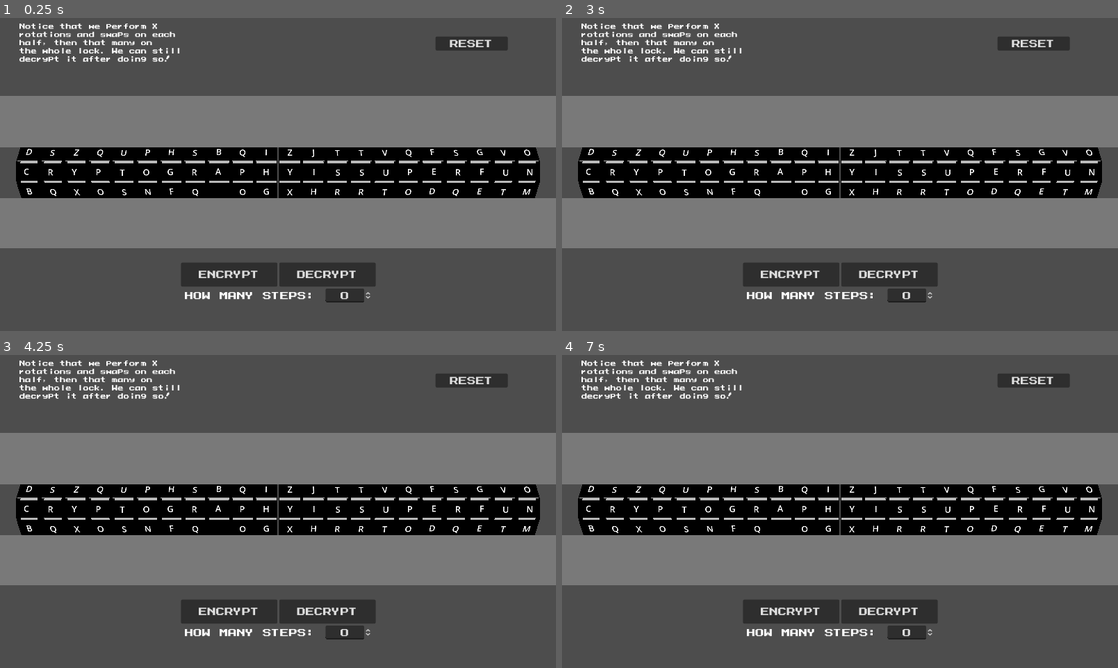
Above: before the commit, frames 1-4 (two rows, left to right).
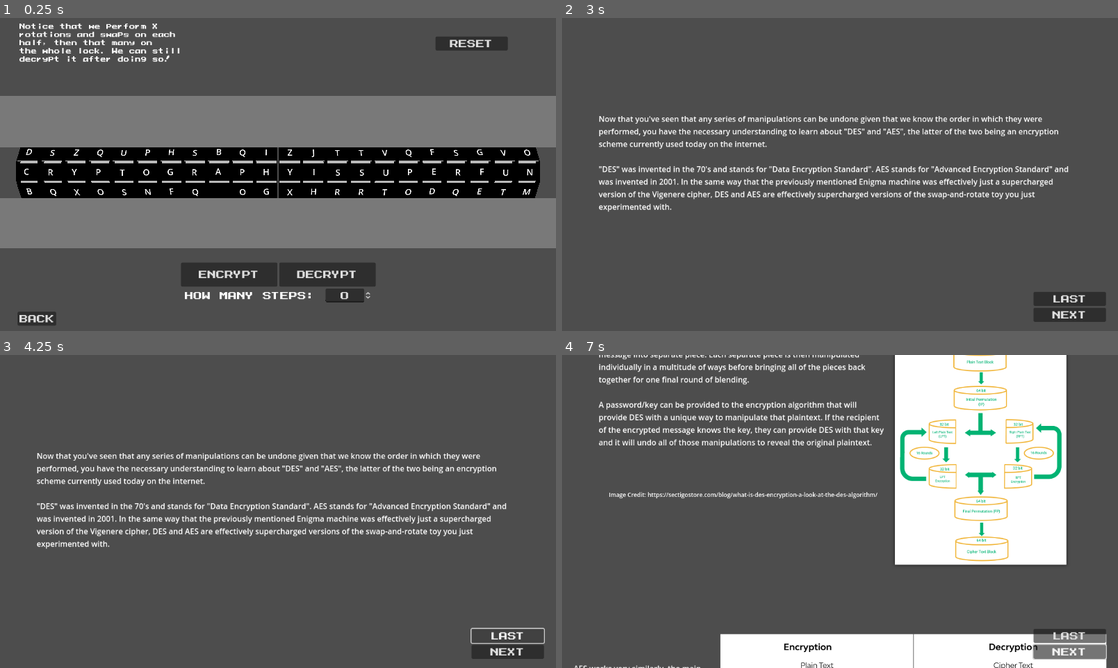
Above: after the commit, the same moments.

Repository: pudgypoultry/networksecurityproject
Game: Godot game, scene res://LockScenes/3DScenes/DESDemo.tscn
Same seed, same stepped clock (60 frames per second), same inputs: the game is played once before the commit and once after it. This scene is started directly instead of the project's main scene.
Inputs (mouse positions are in pixels of both pictures, inside the frame that each line leads up to):
- Up to frame 1 (0.25 s): no input
- Up to frame 2 (3 s): click "ENCRYPT" at 0.5 s; click "DECRYPT" at 1.25 s; click "RESET" at 2 s; click (600, 318) at 2.75 s, where only the run after the commit has a clickable "BACK"
- Up to frame 3 (4.25 s): click (505, 636) at 3.5 s, where only the run after the commit has a clickable "LAST"
- Up to frame 4 (7 s): click (1067, 652) at 4.25 s, where only the run after the commit has a clickable "NEXT"; click (1067, 652) at 5 s, where only the run after the commit has a clickable "NEXT"; move the mouse to (962, 495) at 5.77 s; hold Up (ui_up) 5.78-6.53 s; click (962, 495) at 5.85 s; tap Enter at 6.5 s; move the mouse to (728, 527) at 6.52 s; hold Down (ui_down) from 6.53 s (still down); click (728, 527) at 6.6 s

The runs differ from the first frame. In frame 1, 0.3% of the frame differs, in the area x 3-11%, y 93-99%; in frame 2, 53%; in frame 3, 52%; in frame 4, 69%, in the area x 0-100%, y 0-100%.
Error before the commit: Invalid assignment of property or key 'text' with value of type 'String' on a base object of type 'Nil'. (res://LockScenes/Tools/ActionStack.gd:48)

Commit message:
RSAPresentationExample

Diff:
--- /dev/null
+++ b/FinalScenes/DESAESScene.tscn
@@ -0,0 +1,53 @@
+[gd_scene load_steps=3 format=3 uid="uid://bla5ietvs3sk2"]
+
+[ext_resource type="PackedScene" uid="uid://vehakbb7mby7" path="res://LockScenes/UIScenes/DESAESPresentation.tscn" id="2_noxvn"]
+[ext_resource type="Theme" uid="uid://dfym1ny6kb6pj" path="res://Fonts/Button.tres" id="2_y37gt"]
+
+[node name="GeneralPresentation" type="Control"]
+layout_mode = 3
+anchors_preset = 15
+anchor_right = 1.0
+anchor_bottom = 1.0
+grow_horizontal = 2
+grow_vertical = 2
+
+[node name="SwipingPresentation" parent="." instance=ExtResource("2_noxvn")]
+layout_mode = 1
+scroll_vertical = 100
+
+[node name="Buttons" type="CenterContainer" parent="."]
+custom_minimum_size = Vector2(200, 100)
+layout_mode = 1
+anchors_preset = 3
+anchor_left = 1.0
+anchor_top = 1.0
+anchor_right = 1.0
+anchor_bottom = 1.0
+offset_left = -200.0
+offset_top = -100.0
+grow_horizontal = 0
+grow_vertical = 0
+size_flags_horizontal = 3
+
+[node name="HBoxContainer" type="VBoxContainer" parent="Buttons"]
+layout_mode = 2
+alignment = 1
+
+[node name="Back" type="Button" parent="Buttons/HBoxContainer"]
+custom_minimum_size = Vector2(150, 0)
+layout_mode = 2
+size_flags_horizontal = 4
+size_flags_vertical = 4
+theme = ExtResource("2_y37gt")
+text = "LAST"
+
+[node name="Continue" type="Button" parent="Buttons/HBoxContainer"]
+custom_minimum_size = Vector2(150, 0)
+layout_mode = 2
+size_flags_horizontal = 4
+size_flags_vertical = 4
+theme = ExtResource("2_y37gt")
+text = "NEXT"
+
+[connection signal="pressed" from="Buttons/HBoxContainer/Back" to="SwipingPresentation" method="SlideUp"]
+[connection signal="pressed" from="Buttons/HBoxContainer/Continue" to="SwipingPresentation" method="SlideDown"]
--- /dev/null
+++ b/FinalScenes/RSAScene.tscn
@@ -0,0 +1,45 @@
+[gd_scene load_steps=2 format=3 uid="uid://dvlyt8dp5n3w3"]
+
+[ext_resource type="Theme" uid="uid://dfym1ny6kb6pj" path="res://Fonts/Button.tres" id="2_2dkag"]
+
+[node name="GeneralPresentation" type="Control"]
+layout_mode = 3
+anchors_preset = 15
+anchor_right = 1.0
+anchor_bottom = 1.0
+grow_horizontal = 2
+grow_vertical = 2
+
+[node name="Buttons" type="CenterContainer" parent="."]
+custom_minimum_size = Vector2(200, 100)
+layout_mode = 1
+anchors_preset = 3
+anchor_left = 1.0
+anchor_top = 1.0
+anchor_right = 1.0
+anchor_bottom = 1.0
+offset_left = -200.0
+offset_top = -100.0
+grow_horizontal = 0
+grow_vertical = 0
+size_flags_horizontal = 3
+
+[node name="HBoxContainer" type="VBoxContainer" parent="Buttons"]
+layout_mode = 2
+alignment = 1
+
+[node name="Back" type="Button" parent="Buttons/HBoxContainer"]
+custom_minimum_size = Vector2(150, 0)
+layout_mode = 2
+size_flags_horizontal = 4
+size_flags_vertical = 4
+theme = ExtResource("2_2dkag")
+text = "LAST"
+
+[node name="Continue" type="Button" parent="Buttons/HBoxContainer"]
+custom_minimum_size = Vector2(150, 0)
+layout_mode = 2
+size_flags_horizontal = 4
+size_flags_vertical = 4
+theme = ExtResource("2_2dkag")
+text = "NEXT"
--- a/LockScenes/3DScenes/ConfusionDefusionToy.tscn
+++ b/LockScenes/3DScenes/ConfusionDefusionToy.tscn
@@ -312,7 +312,7 @@
 theme = ExtResource("5_j81wg")
 text = "PROCEED"
 script = ExtResource("9_yn2qv")
-nextScene = "res://FinalScenes/VigenereScene.tscn"
+nextScene = "res://FinalScenes/DESAESScene.tscn"
 
 [connection signal="pressed" from="MarginContainer/CenterContainer/VBoxContainer/Decrypt" to="MarginContainer/CenterContainer/VBoxContainer/Decrypt" method="_on_pressed"]
 [connection signal="pressed" from="CenterContainer/HBoxContainer/Button" to="CenterContainer/HBoxContainer/Button" method="_on_pressed"]
--- a/LockScenes/3DScenes/DESDemo.tscn
+++ b/LockScenes/3DScenes/DESDemo.tscn
@@ -7,6 +7,7 @@
 [ext_resource type="Script" path="res://LockScenes/UIScenes/Scripts/ResetSceneButton.gd" id="5_h3aow"]
 [ext_resource type="Script" path="res://LockScenes/Tools/ActionStackManager.gd" id="7_pmm0l"]
 [ext_resource type="Script" path="res://LockScenes/Tools/ActionStack.gd" id="8_gi3un"]
+[ext_resource type="Script" path="res://LockScenes/UIScenes/Scripts/SceneLoadButton.gd" id="8_mym7q"]
 
 [sub_resource type="StandardMaterial3D" id="StandardMaterial3D_l1oks"]
 albedo_color = Color(0.546875, 0.546875, 0.546875, 1)
@@ -297,21 +298,24 @@
 text = "RESET"
 script = ExtResource("5_h3aow")
 
-[node name="ActionStackLeft" type="Node" parent="." node_paths=PackedStringArray("locks", "timer")]
+[node name="ActionStackLeft" type="Node" parent="." node_paths=PackedStringArray("locks", "proceedButton", "timer")]
 script = ExtResource("8_gi3un")
 locks = NodePath("../LockSeries")
+proceedButton = NodePath("../ProceedButton/Proceed")
 timer = NodePath("../Timer")
 startingWord = "CRYPTOGRAPH"
 
-[node name="ActionStackRight" type="Node" parent="." node_paths=PackedStringArray("locks", "timer")]
+[node name="ActionStackRight" type="Node" parent="." node_paths=PackedStringArray("locks", "proceedButton", "timer")]
 script = ExtResource("8_gi3un")
 locks = NodePath("../LockSeries2")
+proceedButton = NodePath("../ProceedButton/Proceed")
 timer = NodePath("../Timer2")
 startingWord = "YISSUPERFUN"
 
-[node name="ActionStackCombined" type="Node" parent="." node_paths=PackedStringArray("locks", "timer")]
+[node name="ActionStackCombined" type="Node" parent="." node_paths=PackedStringArray("locks", "proceedButton", "timer")]
 script = ExtResource("8_gi3un")
 locks = NodePath("../CombinedLock")
+proceedButton = NodePath("../ProceedButton/Proceed")
 timer = NodePath("../Timer3")
 side = 2
 startingWord = "AAAAAAAAAAAAAAAAAAAAAAA"
@@ -348,6 +352,46 @@
 the whole lock. We can still
 decrypt it after doing so!"
 
+[node name="ProceedButton" type="CenterContainer" parent="."]
+custom_minimum_size = Vector2(300, 100)
+anchors_preset = 3
+anchor_left = 1.0
+anchor_top = 1.0
+anchor_right = 1.0
+anchor_bottom = 1.0
+offset_left = -134.0
+offset_top = -29.0
+grow_horizontal = 0
+grow_vertical = 0
+size_flags_horizontal = 8
+
+[node name="Proceed" type="Button" parent="ProceedButton"]
+visible = false
+layout_mode = 2
+theme = ExtResource("3_egkpg")
+text = "PROCEED"
+script = ExtResource("8_mym7q")
+nextScene = "res://FinalScenes/VigenereScene.tscn"
+
+[node name="ProceedButton2" type="CenterContainer" parent="."]
+custom_minimum_size = Vector2(150, 50)
+anchors_preset = 2
+anchor_top = 1.0
+anchor_bottom = 1.0
+offset_top = -29.0
+offset_right = 80.0
+grow_vertical = 0
+size_flags_horizontal = 3
+
+[node name="Back" type="Button" parent="ProceedButton2"]
+layout_mode = 2
+theme = ExtResource("3_egkpg")
+text = "BACK"
+script = ExtResource("8_mym7q")
+nextScene = "res://FinalScenes/DESAESScene.tscn"
+
 [connection signal="pressed" from="MarginContainer/CenterContainer/VBoxContainer2/VBoxContainer/Encrypt" to="MarginContainer/CenterContainer/VBoxContainer2/VBoxContainer/Encrypt" method="_on_pressed"]
 [connection signal="pressed" from="MarginContainer/CenterContainer/VBoxContainer2/VBoxContainer/Decrypt" to="ActionStackCombined" method="Decrypt"]
 [connection signal="pressed" from="CenterContainer/HBoxContainer/Button" to="CenterContainer/HBoxContainer/Button" method="_on_pressed"]
+[connection signal="pressed" from="ProceedButton/Proceed" to="ProceedButton/Proceed" method="_on_pressed"]
+[connection signal="pressed" from="ProceedButton2/Back" to="ProceedButton2/Back" method="_on_pressed"]
--- a/LockScenes/Tools/ActionStack.gd
+++ b/LockScenes/Tools/ActionStack.gd
@@ -45,7 +45,9 @@
 	#Decrypt()
 
 func _process(delta):
-	stackTracker.text = str(len(actionStack))
+	if stackTracker:
+		stackTracker.text = str(len(actionStack))
+
 
 func Push(type : ActionType, x : int, y : int):
 	match type:
@@ -104,8 +106,9 @@
 
 
 func Decrypt():
+	var makeButtonVisible = false
 	if len(actionStack) > 9:
-		proceedButton.visible = true
+		makeButtonVisible = true
 	var lastAction = [ActionType.ROTATE, 0, 0]
 	var currentAction = lastAction
 	while len(actionStack) > 0:
@@ -121,6 +124,8 @@
 		lastAction = currentAction
 	print(name, " is done")
 	doneWithDecryption = true
+	if makeButtonVisible:
+		proceedButton.visible = true
 
 
 func TweenPosition(whatObject, whichTween, desiredPosition, desiredLength):
@@ -137,20 +142,11 @@
 	await timer.timeout
 	if side == WhichLock.COMBINED:
 		for i in range(complexity):
-			# Rotate
-			if i % 2 == 0:
-				var whichWheel = randi_range(0, 21)
-				var howFar = randi_range(1, 10)
-				Push(ActionType.ROTATE, whichWheel, howFar)
-				timer.wait_time = howFar * 0.3 + 0.4
-				timer.start()
-			# Swap
-			else:
-				var firstWheel = randi_range(0, 10)
-				var secondWheel = randi_range(11, 21)
-				Push(ActionType.SWAP, firstWheel, secondWheel)
-				timer.wait_time = movementTime + 0.4
-				timer.start()
+			var firstWheel = randi_range(0, 10)
+			var secondWheel = randi_range(11, 21)
+			Push(ActionType.SWAP, firstWheel, secondWheel)
+			timer.wait_time = movementTime + 0.2
+			timer.start()
 			await timer.timeout
 	else:
 		for i in range(complexity):
@@ -159,7 +155,7 @@
 				var whichWheel = randi_range(0, 10)
 				var howFar = randi_range(1, 10)
 				Push(ActionType.ROTATE, whichWheel, howFar)
-				timer.wait_time = howFar * 0.3 + 0.4
+				timer.wait_time = howFar * 0.3 + 0.3
 				timer.start()
 			# Swap
 			else:
@@ -168,7 +164,7 @@
 				while secondWheel == firstWheel:
 					secondWheel = randi_range(0, 10)
 				Push(ActionType.SWAP, firstWheel, secondWheel)
-				timer.wait_time = movementTime + 0.4
+				timer.wait_time = movementTime + 0.3
 				timer.start()
 			await timer.timeout
 	print(name, " is done encrypting")
--- /dev/null
+++ b/LockScenes/UIScenes/DESAESPresentation.tscn
@@ -0,0 +1,152 @@
+[gd_scene load_steps=6 format=3 uid="uid://vehakbb7mby7"]
+
+[ext_resource type="Script" path="res://LockScenes/UIScenes/Scripts/SwipingPresentation.gd" id="1_go6uu"]
+[ext_resource type="Texture2D" uid="uid://b0d2fegddwq86" path="res://Images/how-does-des-encryption-work.png" id="2_52b74"]
+[ext_resource type="Texture2D" uid="uid://cyud8g3qn3qk3" path="res://Images/AESdecryption.png" id="3_ls1v7"]
+[ext_resource type="Theme" uid="uid://dfym1ny6kb6pj" path="res://Fonts/Button.tres" id="4_cskar"]
+[ext_resource type="Script" path="res://LockScenes/UIScenes/Scripts/SceneLoadButton.gd" id="5_v8t7q"]
+
+[node name="SwipingPresentation" type="ScrollContainer" node_paths=PackedStringArray("slides")]
+anchors_preset = 15
+anchor_right = 1.0
+anchor_bottom = 1.0
+grow_horizontal = 2
+grow_vertical = 2
+scroll_vertical = 1818
+vertical_scroll_mode = 3
+script = ExtResource("1_go6uu")
+slides = [NodePath("VBoxContainer/MarginContainer"), NodePath("VBoxContainer/MarginContainer2"), NodePath("VBoxContainer/MarginContainer3"), NodePath("VBoxContainer/MarginContainer4")]
+customMax = 2412
+
+[node name="VBoxContainer" type="VBoxContainer" parent="."]
+layout_mode = 2
+size_flags_horizontal = 3
+alignment = 1
+
+[node name="MarginContainer" type="MarginContainer" parent="VBoxContainer"]
+custom_minimum_size = Vector2(1000, 0)
+layout_mode = 2
+size_flags_horizontal = 4
+size_flags_vertical = 3
+
+[node name="First" type="Label" parent="VBoxContainer/MarginContainer"]
+custom_minimum_size = Vector2(0, 600)
+layout_mode = 2
+text = "Now that you've seen that any series of manipulations can be undone given that we know the order in which they were performed, you have the necessary understanding to learn about \"DES\" and \"AES\", the latter of the two being an encryption scheme currently used today on the internet.
+
+\"DES\" was invented in the 70's and stands for \"Data Encryption Standard\". AES stands for \"Advanced Encryption Standard\" and was invented in 2001. In the same way that the previously mentioned Enigma machine was effectively just a supercharged version of the Vigenere cipher, DES and AES are effectively supercharged versions of the swap-and-rotate toy you just experimented with."
+vertical_alignment = 1
+autowrap_mode = 3
+
+[node name="MarginContainer2" type="MarginContainer" parent="VBoxContainer"]
+custom_minimum_size = Vector2(1000, 600)
+layout_mode = 2
+size_flags_horizontal = 4
+size_flags_vertical = 3
+
+[node name="HBoxContainer" type="HBoxContainer" parent="VBoxContainer/MarginContainer2"]
+custom_minimum_size = Vector2(0, 625)
+layout_mode = 2
+
+[node name="VBoxContainer" type="VBoxContainer" parent="VBoxContainer/MarginContainer2/HBoxContainer"]
+layout_mode = 2
+
+[node name="First" type="Label" parent="VBoxContainer/MarginContainer2/HBoxContainer/VBoxContainer"]
+custom_minimum_size = Vector2(600, 400)
+layout_mode = 2
+text = "DES works by first mixing up the characters of a message, then chopping the message into separate piece. Each separate piece is then manipulated individually in a multitude of ways before bringing all of the pieces back together for one final round of blending.
+
+A password/key can be provided to the encryption algorithm that will provide DES with a unique way to manipulate that plaintext. If the recipient of the encrypted message knows the key, they can provide DES with that key and it will undo all of those manipulations to reveal the original plaintext."
+vertical_alignment = 1
+autowrap_mode = 3
+
+[node name="First2" type="Label" parent="VBoxContainer/MarginContainer2/HBoxContainer/VBoxContainer"]
+custom_minimum_size = Vector2(600, 100)
+layout_mode = 2
+theme_override_font_sizes/font_size = 12
+text = "Image Credit: https://sectigostore.com/blog/what-is-des-encryption-a-look-at-the-des-algorithm/"
+horizontal_alignment = 1
+autowrap_mode = 3
+
+[node name="TextureRect" type="TextureRect" parent="VBoxContainer/MarginContainer2/HBoxContainer"]
+custom_minimum_size = Vector2(375, 0)
+layout_mode = 2
+size_flags_vertical = 4
+texture = ExtResource("2_52b74")
+expand_mode = 5
+
+[node name="MarginContainer3" type="MarginContainer" parent="VBoxContainer"]
+custom_minimum_size = Vector2(1000, 0)
+layout_mode = 2
+size_flags_horizontal = 4
+
+[node name="HBoxContainer" type="HBoxContainer" parent="VBoxContainer/MarginContainer3"]
+custom_minimum_size = Vector2(0, 625)
+layout_mode = 2
+
+[node name="VBoxContainer" type="VBoxContainer" parent="VBoxContainer/MarginContainer3/HBoxContainer"]
+layout_mode = 2
+alignment = 1
+
+[node name="First" type="Label" parent="VBoxContainer/MarginContainer3/HBoxContainer/VBoxContainer"]
+custom_minimum_size = Vector2(300, 400)
+layout_mode = 2
+text = "AES works very similarly, the main difference being its overall complexity as well as the sizes of keys it allows.
+
+DES uses 56 bit keys, but can be performed multiple times with different keys, and a standard method for \"Triple DES\" has been made that effectively provides 112 bits of encryption."
+vertical_alignment = 1
+autowrap_mode = 3
+
+[node name="First2" type="Label" parent="VBoxContainer/MarginContainer3/HBoxContainer/VBoxContainer"]
+custom_minimum_size = Vector2(300, 100)
+layout_mode = 2
+theme_override_font_sizes/font_size = 12
+text = "Image Credit:
+https://www.wallarm.com/what/what-is-aes-advanced-encryption-standard"
+horizontal_alignment = 1
+vertical_alignment = 1
+autowrap_mode = 3
+
+[node name="TextureRect" type="TextureRect" parent="VBoxContainer/MarginContainer3/HBoxContainer"]
+custom_minimum_size = Vector2(500, 0)
+layout_mode = 2
+size_flags_vertical = 4
+texture = ExtResource("3_ls1v7")
+
+[node name="MarginContainer4" type="MarginContainer" parent="VBoxContainer"]
+custom_minimum_size = Vector2(1000, 0)
+layout_mode = 2
+size_flags_horizontal = 4
+
+[node name="VBoxContainer" type="VBoxContainer" parent="VBoxContainer/MarginContainer4"]
+layout_mode = 2
+
+[node name="First" type="Label" parent="VBoxContainer/MarginContainer4/VBoxContainer"]
+custom_minimum_size = Vector2(0, 400)
+layout_mode = 2
+text = "AES, however, can use a 128, a 192, or a 256 bit key. This means that if you multiply 2 by itself 256 times, you'd have the number of possible keys someone would have to try in order to break it!
+
+2^256 = 115,792,089,237,316,195,423,570,985,008,687,907,853,269,984,665,640,564,039,457,584,007,913,129,639,936 possibilities!
+
+For context, an average home computer can perform on the magnitude of 1,000,000,000 operations per second. So even modern computers have serious trouble breaking this level of encryption without significant, military-grade resources! This is why AES is commonly used on the internet today.
+
+In the next interactive activity, you'll get to see an example of this separation of one large plaintext into two separate blocks. Each side will be mixed and rotated according to the level of complexity you provide to it. The complexity relates to the number of total steps that will be performed in the encryption during each stage. Once you've seen an encryption larger than 10 steps, the button for the next section will appear!"
+vertical_alignment = 1
+autowrap_mode = 3
+
+[node name="MarginContainer" type="MarginContainer" parent="VBoxContainer/MarginContainer4/VBoxContainer"]
+custom_minimum_size = Vector2(0, 200)
+layout_mode = 2
+size_flags_vertical = 3
+
+[node name="Button" type="Button" parent="VBoxContainer/MarginContainer4/VBoxContainer/MarginContainer"]
+custom_minimum_size = Vector2(200, 100)
+layout_mode = 2
+size_flags_horizontal = 4
+size_flags_vertical = 4
+theme = ExtResource("4_cskar")
+text = "PROCEED"
+script = ExtResource("5_v8t7q")
+nextScene = "res://LockScenes/3DScenes/DESDemo.tscn"
+
+[connection signal="pressed" from="VBoxContainer/MarginContainer4/VBoxContainer/MarginContainer/Button" to="VBoxContainer/MarginContainer4/VBoxContainer/MarginContainer/Button" method="_on_pressed"]
--- /dev/null
+++ b/LockScenes/UIScenes/RSAPresentation.tscn
@@ -0,0 +1,138 @@
+[gd_scene load_steps=4 format=3 uid="uid://blft7ji2xm4t8"]
+
+[ext_resource type="Script" path="res://LockScenes/UIScenes/Scripts/SwipingPresentation.gd" id="1_xjewd"]
+[ext_resource type="Theme" uid="uid://dfym1ny6kb6pj" path="res://Fonts/Button.tres" id="2_suc0e"]
+[ext_resource type="Script" path="res://LockScenes/UIScenes/Scripts/SceneLoadButton.gd" id="3_sci3j"]
+
+[node name="SwipingPresentation" type="ScrollContainer" node_paths=PackedStringArray("slides")]
+anchors_preset = 15
+anchor_right = 1.0
+anchor_bottom = 1.0
+grow_horizontal = 2
+grow_vertical = 2
+scroll_vertical = 1165
+vertical_scroll_mode = 3
+script = ExtResource("1_xjewd")
+slides = [NodePath("VBoxContainer/MarginContainer"), NodePath("VBoxContainer/MarginContainer2"), NodePath("VBoxContainer/MarginContainer3"), NodePath("VBoxContainer/MarginContainer4")]
+customMax = 2412
+
+[node name="VBoxContainer" type="VBoxContainer" parent="."]
+layout_mode = 2
+size_flags_horizontal = 3
+alignment = 1
+
+[node name="MarginContainer" type="MarginContainer" parent="VBoxContainer"]
+custom_minimum_size = Vector2(1000, 0)
+layout_mode = 2
+size_flags_horizontal = 4
+size_flags_vertical = 3
+
+[node name="First" type="Label" parent="VBoxContainer/MarginContainer"]
+custom_minimum_size = Vector2(0, 600)
+layout_mode = 2
+text = "Up until now, all of these encryption methods you've been learning about have had something in common: they work on the idea that decrypting the message is the same as simply working all of the encryption steps backwards. When the key to the decrypting the ciphertext is to simply walk the same steps as the encryption but backwards; we call this a \"Symmetric Key\" encryption.
+
+But there exist encryption functions that do not follow this rule, that have a different method of decrypting than is used to encrypt; we call these methods \"Asymmetric Key\" encryptions."
+vertical_alignment = 1
+autowrap_mode = 3
+
+[node name="MarginContainer2" type="MarginContainer" parent="VBoxContainer"]
+custom_minimum_size = Vector2(1000, 0)
+layout_mode = 2
+size_flags_horizontal = 4
+size_flags_vertical = 3
+
+[node name="First2" type="Label" parent="VBoxContainer/MarginContainer2"]
+custom_minimum_size = Vector2(0, 600)
+layout_mode = 2
+text = "Unfortunately, a full understanding of asymmetric cryptosystems requires a bit more of a background in math than these lessons are able to provide, but you can think of it like this:
+
+Imagine if you couldn't turn the wheels backward, you and I had a way of secrety signaling to one another how many times I rotated each individual wheel. You would be able to retrieve the original message by rotating each wheel until it finished one full revolution. This would be an asymmetric key, rather than \"undoing\" the rotations, you \"completed\" the remaining portion of the rotations.
+
+By using the fact that all of this math relies on revolutions of wheels, we simply signal to each other how many ticks of the wheel are needed until you can be sure that you've made one completed revolution."
+vertical_alignment = 1
+autowrap_mode = 3
+
+[node name="MarginContainer3" type="MarginContainer" parent="VBoxContainer"]
+custom_minimum_size = Vector2(1000, 0)
+layout_mode = 2
+size_flags_horizontal = 4
+
+[node name="VBoxContainer" type="VBoxContainer" parent="VBoxContainer/MarginContainer3"]
+layout_mode = 2
+
+[node name="First" type="Label" parent="VBoxContainer/MarginContainer3/VBoxContainer"]
+custom_minimum_size = Vector2(0, 600)
+layout_mode = 2
+text = "You'll have to trust me that this always works, but if you're interested in learning more about it, the area of mathematics it falls under is called \"Number Theory\", and it's one of the only areas of math that is fully accessible to a complete beginner since it doesn't depend on a large amount of previous mathematical knowledge. The next portion contains an example of the process of one of our most powerful methods of encryption: RSA (named after its creators, Rivest, Shamir, and Adleman). If it feels like too much, please feel free to move past it, but if you think about division and remainders like we used to do in elementary school before we learned about decimal numbers, you may be able to understand why remainders are almost like those spinning wheels or combinations locks!"
+vertical_alignment = 1
+autowrap_mode = 3
+
+[node name="MarginContainer5" type="MarginContainer" parent="VBoxContainer"]
+custom_minimum_size = Vector2(1000, 0)
+layout_mode = 2
+size_flags_horizontal = 4
+size_flags_vertical = 3
+
+[node name="First2" type="Label" parent="VBoxContainer/MarginContainer5"]
+custom_minimum_size = Vector2(0, 600)
+layout_mode = 2
+text = "The following is an example of the use of RSA using small numbers:
+
+Choose two prime numbers p and q, let's choose p = 3 and q = 11
+Multiply them together to get n, p * q = 3 * 11 = 33, so n = 33
+Compute (p - 1) * (q - 1) = 2 * 10 = 20
+Choose a special number \"e\" that doesn't share any factors with 20. Let's choose e = 7
+We then pick any number that, when we multiply it by e and divide it by 20, has a remainder of 1, we can pick 3
+3 * 7 = 21, and 21 has a remainder of 1 when divided by 20
+We show everyone a public portion of our key, e and n => Public key = (7, 33)
+We keep private our own part of the key, d and n => (3, 33)
+
+That's a lot of math to get to this point, but here's the magic trick:
+
+Everything in a computer is 0's and 1's, so let's choose a message that can translate those 0's and 1's to \"2\"
+To get our ciphertext, we'll multiply our plaintext by itself a number of times equal to e (from our public key)
+(2^7) = 128, 128/33 = 29. 29 is now our ciphertext.
+To decrypt c, we multiply it by itself a number of times equal to d, our private key.
+m = 29^3 % 33 = 2. That was our original plaintext!
+
+In practice, we use prime numbers with hundreds of digits!"
+horizontal_alignment = 1
+vertical_alignment = 1
+autowrap_mode = 3
+
+[node name="MarginContainer4" type="MarginContainer" parent="VBoxContainer"]
+custom_minimum_size = Vector2(1000, 0)
+layout_mode = 2
+size_flags_horizontal = 4
+
+[node name="VBoxContainer" type="VBoxContainer" parent="VBoxContainer/MarginContainer4"]
+layout_mode = 2
+
+[node name="First" type="Label" parent="VBoxContainer/MarginContainer4/VBoxContainer"]
+custom_minimum_size = Vector2(0, 400)
+layout_mode = 2
+text = "As long as the means of encrypting plaintext is done algorithmically (or rather, in ordered, specific steps), there will always exist a way of performing those steps backwards.
+
+In the following interactive portion, you'll be given the ability to rotate a singular wheel, or to swap two wheels at a time. Do so as many times as you'd like, then press the \"DECRYPT\" button. You'll see that no matter what changes you apply to the combination lock, there will always exist the means of returning the text back to where it started.
+
+Experiment by performing at least 10 changes to the lock using the buttons in the top left corner. Once you have done so and pressed \"DECRYPT\", the button for the next portion will appear!"
+vertical_alignment = 1
+autowrap_mode = 3
+
+[node name="MarginContainer" type="MarginContainer" parent="VBoxContainer/MarginContainer4/VBoxContainer"]
+custom_minimum_size = Vector2(0, 200)
+layout_mode = 2
+size_flags_vertical = 3
+
+[node name="Button" type="Button" parent="VBoxContainer/MarginContainer4/VBoxContainer/MarginContainer"]
+custom_minimum_size = Vector2(200, 100)
+layout_mode = 2
+size_flags_horizontal = 4
+size_flags_vertical = 0
+theme = ExtResource("2_suc0e")
+text = "PROCEED"
+script = ExtResource("3_sci3j")
+nextScene = "res://LockScenes/3DScenes/ConfusionDefusionToy.tscn"
+
+[connection signal="pressed" from="VBoxContainer/MarginContainer4/VBoxContainer/MarginContainer/Button" to="VBoxContainer/MarginContainer4/VBoxContainer/MarginContainer/Button" method="_on_pressed"]
Binary file added: Images/AESdecryption.png
Not shown, added: Images/AESdecryption.png.import
Binary file added: Images/how-does-des-encryption-work.png
Not shown, added: Images/how-does-des-encryption-work.png.import
Not shown: 1 places in LockScenes/3DScenes/DESDemo.tscn that only renumber resources
